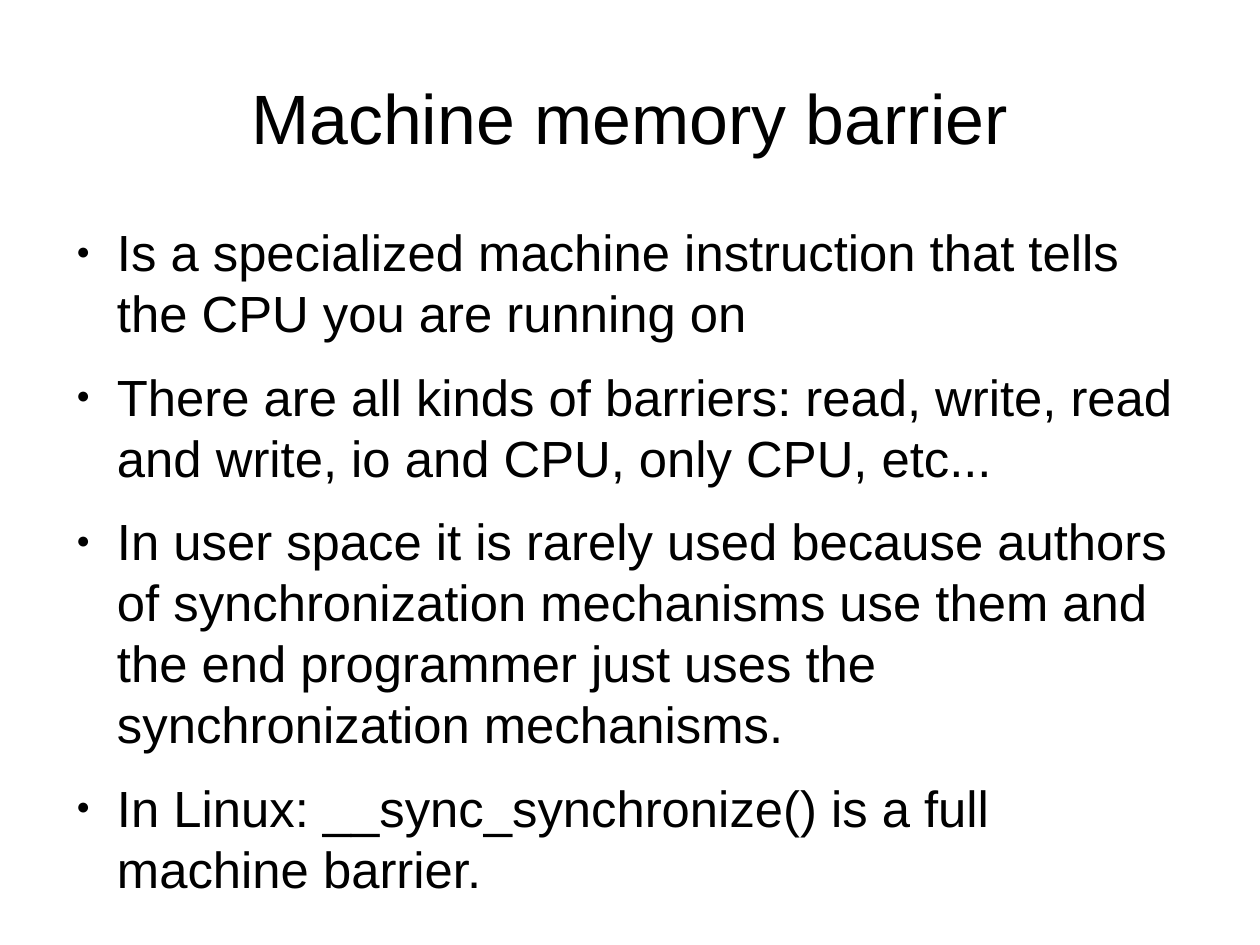
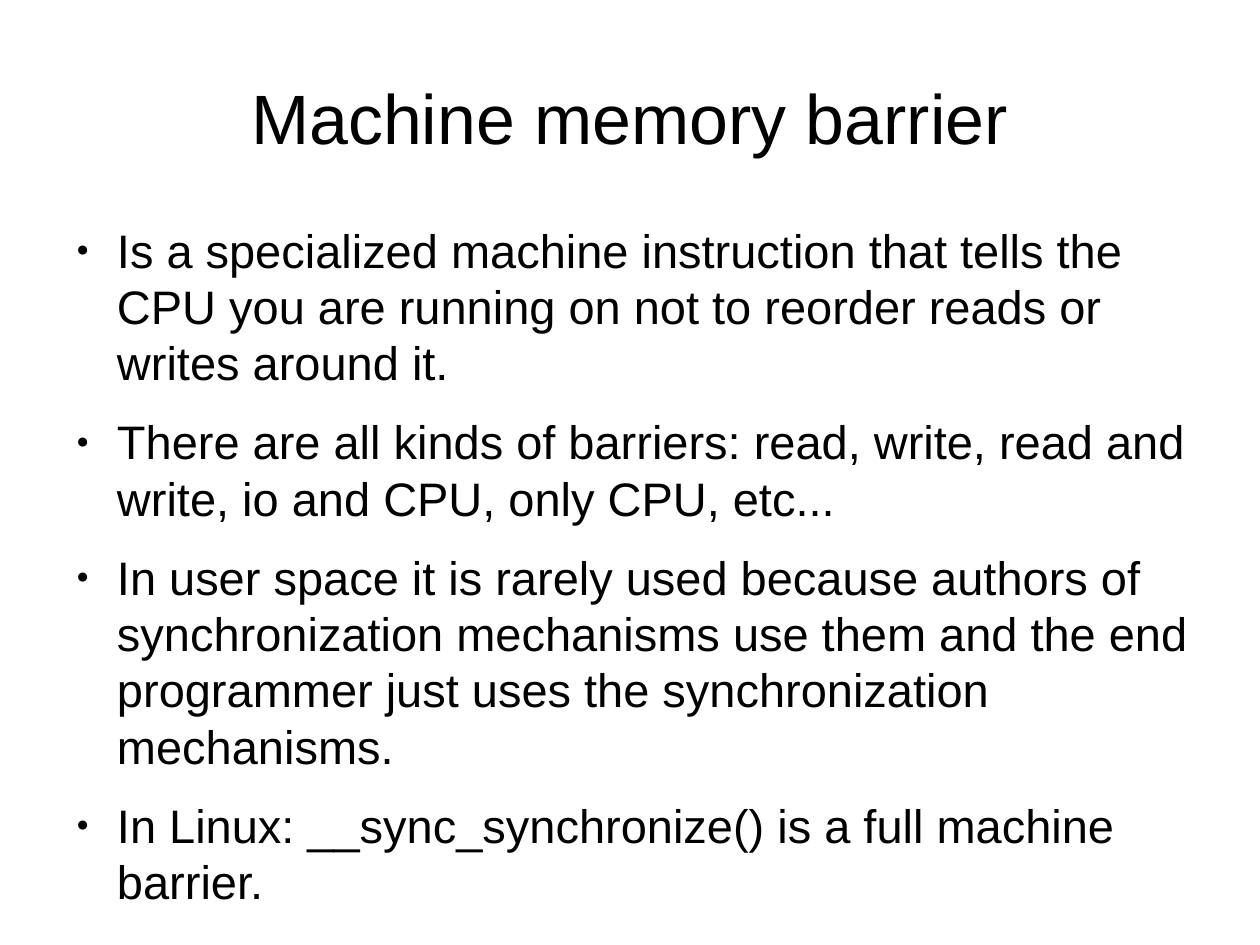
Before and after one commit to veltzer/demos-linux, a slide deck: slide 65 of doc/multicore.odp. Drawn at 1260x945 pixels with LibreOffice and Linux fonts; fonts in the diff are those of the drawing. Boxes give left, top, right and bottom in pixels: in the first picture for what was removed or moved away, otherwise in the second. Text is boxed around its words. In the diff, an @@ line names an element or a change of style, - is before the commit and + after.

```diff
--- a/doc/multicore.odp
+++ b/doc/multicore.odp
@@ text at (x1=117, y1=234, x2=1122, y2=381): text changed; size 32 to 29.6 pt @@
-● Is a specialized machine instruction that tells the CPU you are running on
+● Is a specialized machine instruction that tells the CPU you are running on not to reorder reads or writes around it.
@@ text at (x1=117, y1=425, x2=1187, y2=852): size 32 to 29.6 pt in "There are all kinds of barriers: read, ...", "In user space it is rarely used ...", "In Linux: __sync_synchronize() is a full machine ..." @@
```
Also in this commit, not shown: 3 other files.
